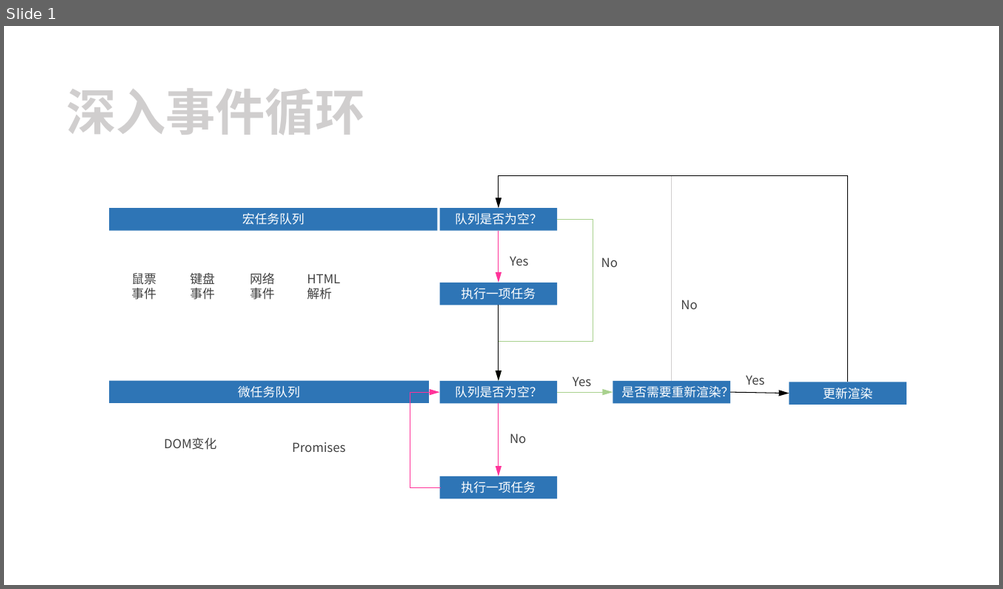
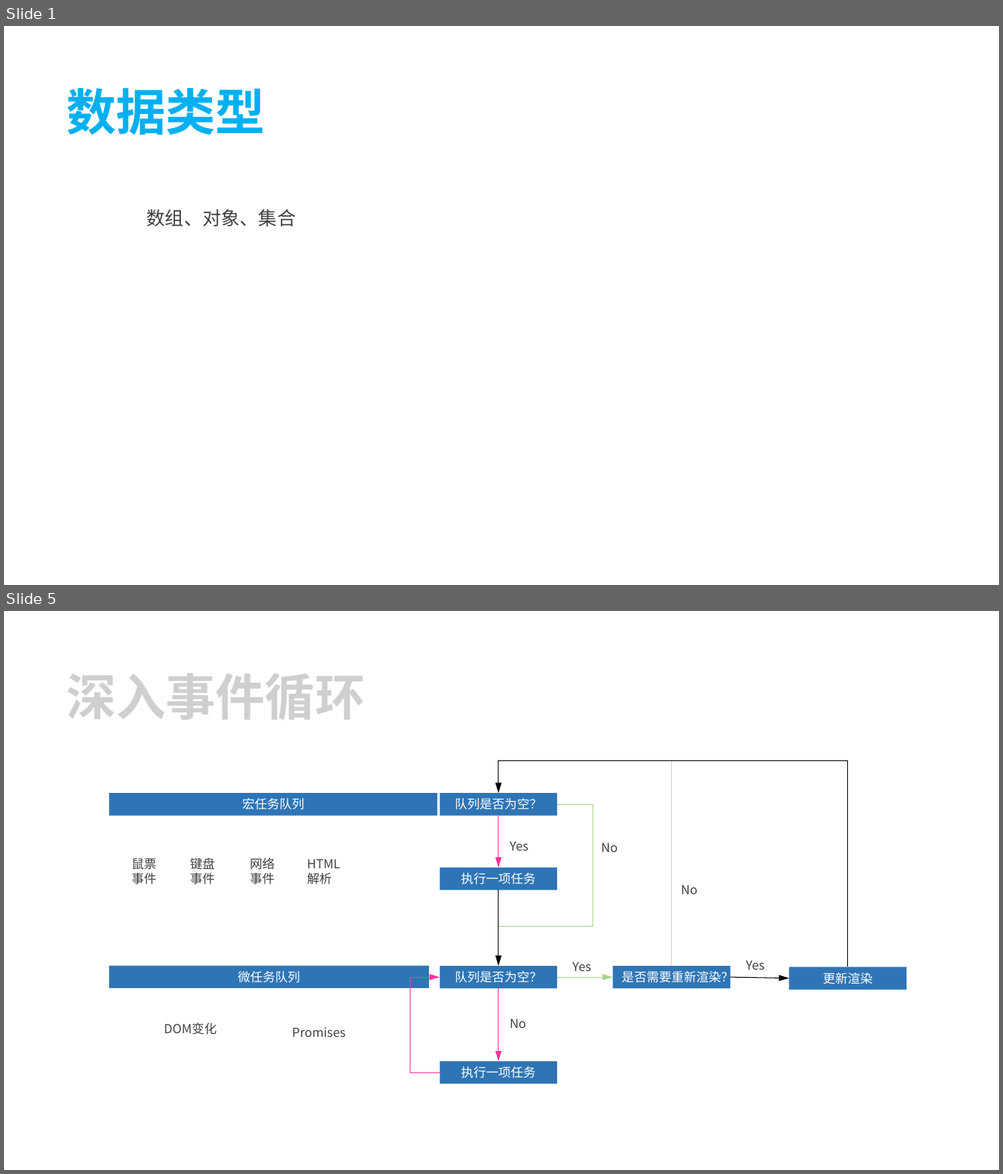
Before and after one commit to tecshuttle/interview, a slide deck: 2 前端/《JavaScript忍者秘籍（第2版）》.pptx. Shown one above the other, each under a label of ours: slide 1 before the commit, slides 1 and 5 after it; the slides between them are not shown. The pictures are 1003x589 and 1003x1174 pixels, drawn with LibreOffice and Linux fonts; fonts in the diff are those of the drawing. Boxes give left, top, right and bottom in pixels: in the first picture for what was removed or moved away, otherwise in the second. Text is boxed around its words. In the diff, an @@ line names an element or a change of style, - is before the commit and + after.

```diff
--- a/2 前端/《JavaScript忍者秘籍（第2版）》.pptx
+++ b/2 前端/《JavaScript忍者秘籍（第2版）》.pptx
@@ slide 1 added at [4,26,999,585], background #FFFFFF @@
@@ text added at [66,88,265,135], 48 pt, text #00B0F0, bold @@
+数据类型
@@ text added at [147,210,296,227], 18 pt, text #404040 @@
+数组、对象、集合
@@ what was slide 1 is now slide 5 @@
```
Also in this commit, not shown: 4 other slides added, 1 other file.
